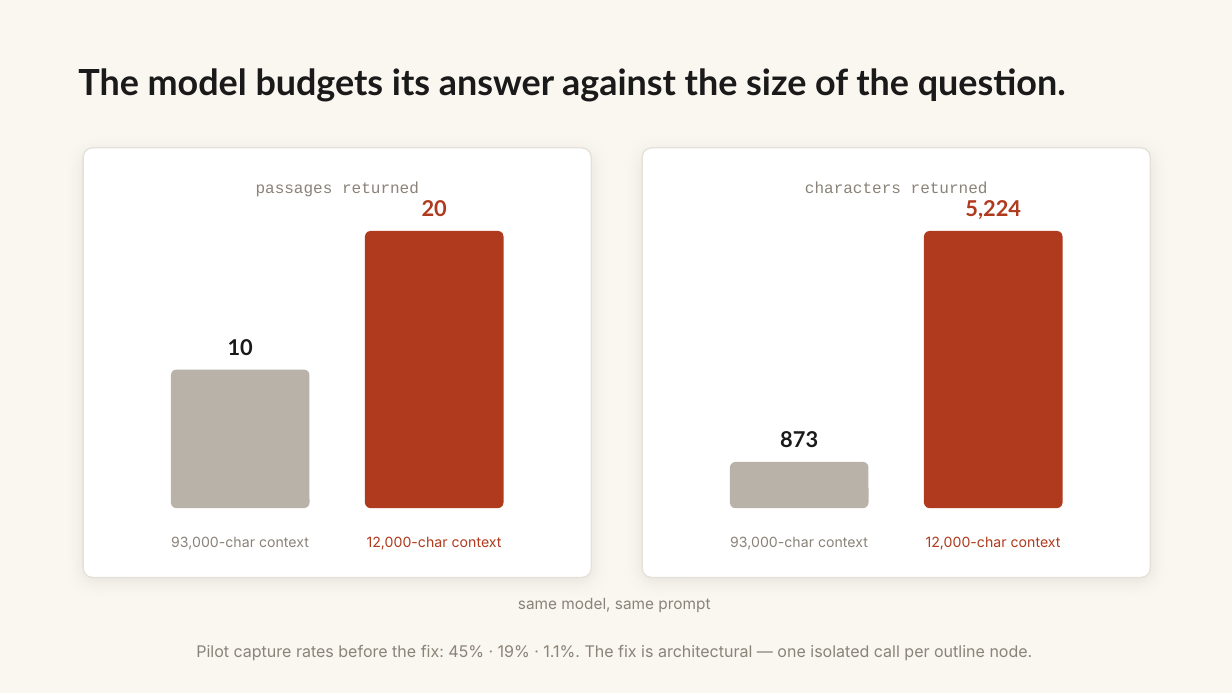
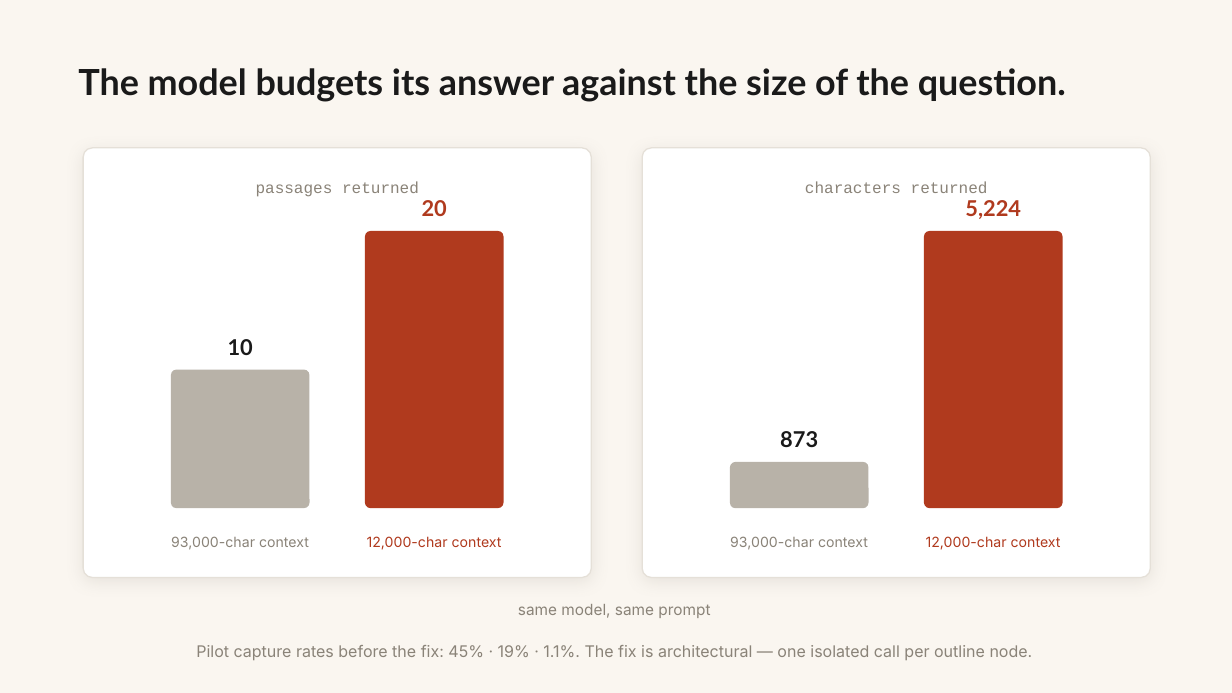
Before and after one commit to WeBuddhist/21-taras-rails, a slide deck: slide 13 of 0-INBOX/presentation-humanities-2026/verification-deck.pptx. Drawn at 1232x693 pixels with LibreOffice and Linux fonts; fonts in the diff are those of the drawing. Boxes give left, top, right and bottom in pixels: in the first picture for what was removed or moved away, otherwise in the second. Text is boxed around its words. In the diff, an @@ line names an element or a change of style, - is before the commit and + after.

```diff
--- a/0-INBOX/presentation-humanities-2026/verification-deck.pptx
+++ b/0-INBOX/presentation-humanities-2026/verification-deck.pptx
@@ text "same model, same prompt": place and size @@
-text "same model, same prompt" at (518,598,710,612)
+text "same model, same prompt" at (518,604,710,618)
```
Also in this commit, not shown: 10 other slides changed.
